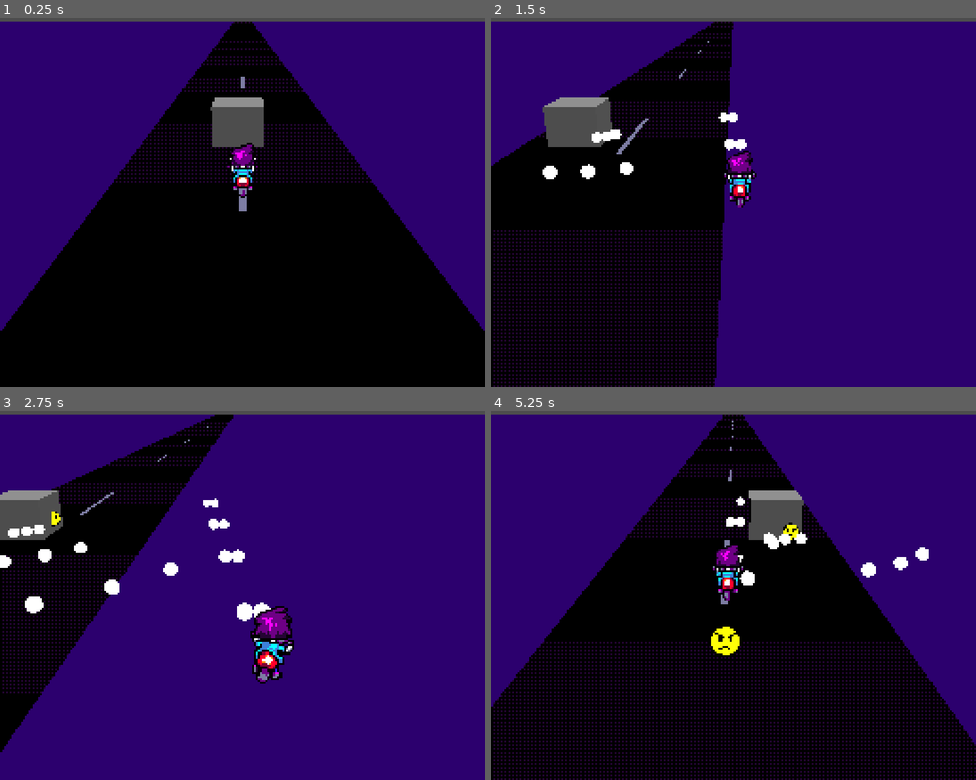
Above: before the commit, frames 1-4 (two rows, left to right).
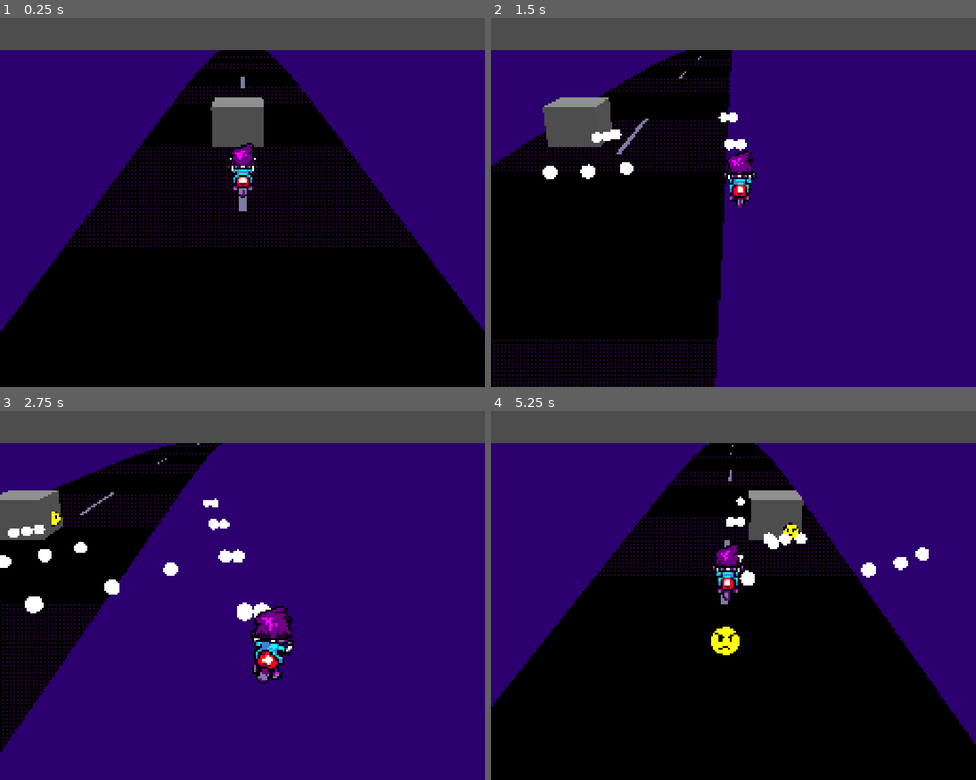
Above: after the commit, the same moments.

Repository: many-hats-team/lospecjam2
Game: Godot game, scene res://main.tscn
The game is run twice, just before and just after one commit, with the same random seed, the same clock (stepped at 60 frames per second) and the same inputs.
Inputs:
- Up to frame 1 (0.25 s): no input
- Up to frame 2 (1.5 s): hold D (player_right) 0.53-1.28 s; hold S (player_down) from 1.28 s (still down)
- Up to frame 3 (2.75 s): release S (player_down) at 2.03 s; hold D (player_right) from 2.03 s (still down)
- Up to frame 4 (5.25 s): release D (player_right) at 2.78 s; hold W (player_up) 2.78-3.53 s; hold A (player_left) 3.53-5.03 s; hold S (player_down) from 5.03 s (still down)

The runs differ from the first frame. In frame 1, 11% of the frame differs, in the area x 0-100%, y 0-63%; in frame 2, 13%; in frame 3, 9.5%; in frame 4, 17%, in the area x 0-100%, y 0-100%.

Commit message:
Add curve to road

Diff:
--- a/project/main.tscn
+++ b/project/main.tscn
@@ -1,6 +1,5 @@
-[gd_scene load_steps=12 format=3 uid="uid://cahesrp5r3fya"]
+[gd_scene load_steps=9 format=3 uid="uid://cahesrp5r3fya"]
 
-[ext_resource type="Texture2D" uid="uid://dab0txvnv5ig2" path="res://assets/road.png" id="1_di5b1"]
 [ext_resource type="Script" path="res://scripts/world.gd" id="1_mh1ta"]
 [ext_resource type="PackedScene" uid="uid://c8at0t7xwevmr" path="res://scenes/player.tscn" id="2_15ibv"]
 [ext_resource type="Script" path="res://scripts/camera_follow.gd" id="2_eimwo"]
@@ -8,14 +7,6 @@
 [ext_resource type="Script" path="res://scripts/despawner.gd" id="6_jxhrw"]
 [ext_resource type="PackedScene" uid="uid://dpolfsh15rvao" path="res://scenes/components/enemy_spawner.tscn" id="6_shj7u"]
 [ext_resource type="PackedScene" uid="uid://008g4gtbtf0n" path="res://scenes/road.tscn" id="8_sxc8i"]
-
-[sub_resource type="StandardMaterial3D" id="StandardMaterial3D_pbs84"]
-shading_mode = 0
-albedo_texture = ExtResource("1_di5b1")
-texture_filter = 0
-
-[sub_resource type="PlaneMesh" id="PlaneMesh_j8p7f"]
-material = SubResource("StandardMaterial3D_pbs84")
 
 [sub_resource type="BoxShape3D" id="BoxShape3D_cdsm1"]
 size = Vector3(13.0049, 2.03235, 1.17163)
@@ -52,10 +43,7 @@
 [node name="World" type="Node3D" parent="."]
 script = ExtResource("1_mh1ta")
 
-[node name="Road" type="MeshInstance3D" parent="World"]
-transform = Transform3D(6, 0, 0, 0, 1, 0, 0, 0, 4, 0, 0, 0)
-visible = false
-mesh = SubResource("PlaneMesh_j8p7f")
+[node name="Road" parent="World" instance=ExtResource("8_sxc8i")]
 
 [node name="Camera3D" type="Camera3D" parent="World"]
 transform = Transform3D(1, 0, 0, 0, 0.939693, 0.34202, 0, -0.34202, 0.939693, 0, 2.5, 6)
@@ -96,5 +84,3 @@
 wait_time = 2.0
 speed = 2.0
 offset = 2.0
-
-[node name="Road2" parent="World" instance=ExtResource("8_sxc8i")]
--- a/project/scenes/road.tscn
+++ b/project/scenes/road.tscn
@@ -12,9 +12,11 @@
 
 [sub_resource type="PlaneMesh" id="PlaneMesh_km5t6"]
 material = SubResource("ShaderMaterial_4od0w")
+size = Vector2(200, 200)
+subdivide_depth = 40
+center_offset = Vector3(0, 0, -70)
 
 [node name="Road" type="Node3D"]
 
 [node name="MeshInstance3D" type="MeshInstance3D" parent="."]
-transform = Transform3D(100, 0, 0, 0, 100, 0, 0, 0, 100, 0, 0, 0)
 mesh = SubResource("PlaneMesh_km5t6")
--- a/project/shaders/road.gdshader
+++ b/project/shaders/road.gdshader
@@ -8,6 +8,8 @@
 const float centerline_width_m = 0.1;
 const float centerline_length_m = 3.0;
 const float centerline_gap_length_m = 7.0;
+const float road_falloff_threshold_m = 5.0;
+const float road_falloff_rate = 0.001;
 
 const float speed_mps = 30.0;
 
@@ -34,11 +36,15 @@
 	return x >= center_unit - half_w_unit && x < center_unit + half_w_unit;
 }
 
-float time_offset() {
+float road_offset() {
 	return - TIME * (speed_mps / total_width_m);
 }
 
 void vertex() {
+	if (VERTEX.z < -road_falloff_threshold_m) {
+		float x = -road_falloff_threshold_m - VERTEX.z;
+		VERTEX.y -= road_falloff_rate*x*x;
+	}
 }
 
 vec3 dither(vec4 fragcoord, vec3 a, vec3 b, int weight) {
@@ -62,7 +68,7 @@
 		if (
 			is_unit_within_centered(UV.x, center_m, centerline_width_m)
 			&& is_unit_within(
-				mod(UV.y + time_offset(), to_unit(centerline_length_m + centerline_gap_length_m)),
+				mod(UV.y + road_offset(), to_unit(centerline_length_m + centerline_gap_length_m)),
 				0.0,
 				centerline_length_m
 			)
@@ -70,7 +76,7 @@
 			ALBEDO = color_centerline;
 		} else if (
 			is_unit_within(
-				mod(UV.y + time_offset(), to_unit(road_section_length_m * 2.0)),
+				mod(UV.y + road_offset(), to_unit(road_section_length_m * 2.0)),
 				0.0,
 				road_section_length_m
 			)
@@ -84,5 +90,4 @@
 		ALBEDO = color_offroad;
 	}
 
-
 }
Not shown: 2 places in project/scenes/player.tscn that only renumber resources
